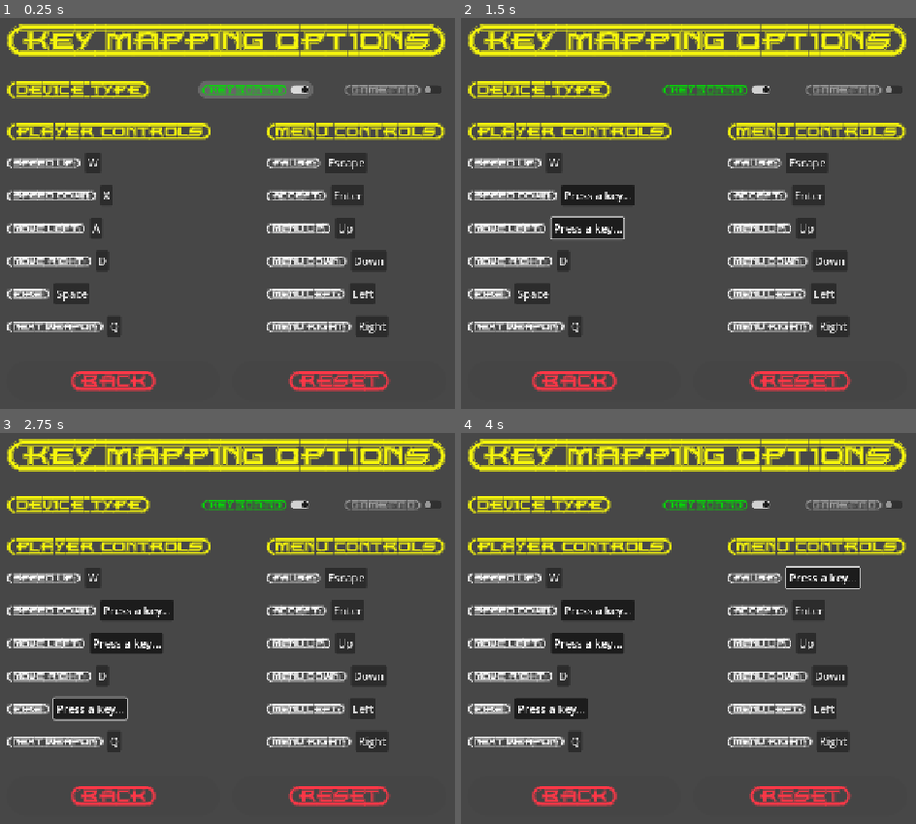
Above: before the commit, frames 1-4 (two rows, left to right).
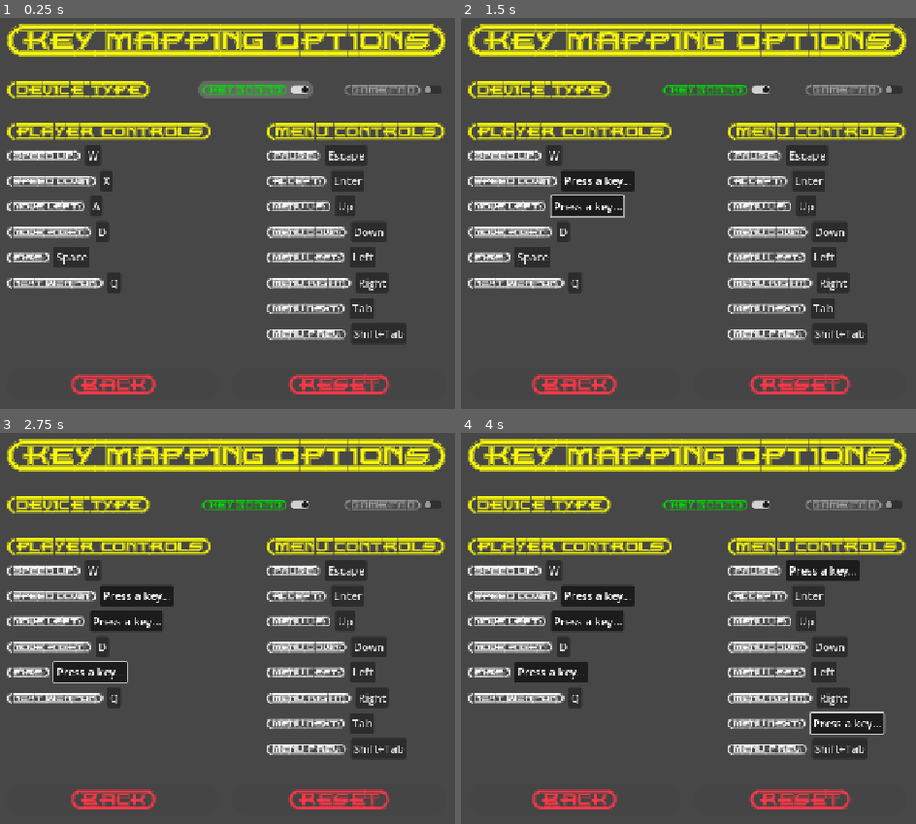
Above: after the commit, the same moments.

Repository: ikostan/SkyLockAssault
Game: Godot game, scene res://scenes/key_mapping_menu.tscn
The game is run twice, just before and just after one commit, with the same random seed, the same clock (stepped at 60 frames per second) and the same inputs. This scene is started directly instead of the project's main scene. Video files are missing from this copy of the repository; at most half a second of black plays in their place. Sound files missing from this copy of the repository are replaced by a short silence.
Inputs (mouse positions are in pixels of both pictures, inside the frame that each line leads up to):
- Up to frame 1 (0.25 s): no input
- Up to frame 2 (1.5 s): click "X" at 0.5 s; click "A" at 1.25 s
- Up to frame 3 (2.75 s): click "Space" at 2 s
- Up to frame 4 (4 s): click "Escape" at 2.75 s; click (820, 722) at 3.5 s, where only the run after the commit has a clickable "Tab"

The runs differ from the first frame. In frame 1, 14% of the frame differs, in the area x 1-90%, y 32-97%; in frame 2, 16%; in frame 3, 17%; in frame 4, 17%, in the area x 1-94%, y 32-97%.

Commit message:
Add tab/shift-tab remap and menu focus navigation
Introduce ui_focus_next/ui_focus_prev actions and UI focus wiring to support Tab and Shift+Tab menu navigation (keyboard and shoulder buttons for gamepad). Update scenes (audio_settings and key_mapping_menu) to fix focus neighbors and add Menu Next/Prev remapping buttons. Enhance input remapping: preserve modifier states when binding, ignore pure-modifier-only presses, add Tab/Shift labels, and defer remaps to the conflict dialog instead of falling back silently. Update Settings to include new defaults, handle default entries stored as dictionaries (with modifier flags), serialize/deserialize modifier state, compare events including modifiers, and display modifier-aware key labels.

Diff:
--- a/project.godot
+++ b/project.godot
@@ -56,6 +56,18 @@
 
 [input]
 
+ui_focus_next={
+"deadzone": 0.5,
+"events": [Object(InputEventKey,"resource_local_to_scene":false,"resource_name":"","device":0,"window_id":0,"alt_pressed":false,"shift_pressed":false,"ctrl_pressed":false,"meta_pressed":false,"pressed":false,"keycode":4194306,"physical_keycode":0,"key_label":0,"unicode":0,"location":0,"echo":false,"script":null)
+, Object(InputEventJoypadButton,"resource_local_to_scene":false,"resource_name":"","device":-1,"button_index":10,"pressure":0.0,"pressed":true,"script":null)
+]
+}
+ui_focus_prev={
+"deadzone": 0.5,
+"events": [Object(InputEventKey,"resource_local_to_scene":false,"resource_name":"","device":0,"window_id":0,"alt_pressed":false,"shift_pressed":true,"ctrl_pressed":false,"meta_pressed":false,"pressed":false,"keycode":4194306,"physical_keycode":0,"key_label":0,"unicode":0,"location":0,"echo":false,"script":null)
+, Object(InputEventJoypadButton,"resource_local_to_scene":false,"resource_name":"","device":-1,"button_index":9,"pressure":0.0,"pressed":true,"script":null)
+]
+}
 speed_up={
 "deadzone": 0.2,
 "events": [Object(InputEventKey,"resource_local_to_scene":false,"resource_name":"","device":-1,"window_id":0,"alt_press …(192 unchanged characters)…
--- a/scenes/audio_settings.tscn
+++ b/scenes/audio_settings.tscn
@@ -117,16 +117,16 @@
 [node name="Master" parent="Panel/VolumeControls" instance=ExtResource("3_koe27")]
 layout_mode = 2
 focus_neighbor_top = NodePath("../../BtnContainer/AudioBackButton")
-focus_neighbor_bottom = NodePath("../Music")
-focus_next = NodePath("../Music")
+focus_neighbor_bottom = NodePath("../Music/HSlider")
+focus_next = NodePath("../Music/HSlider")
 focus_previous = NodePath("../../BtnContainer/AudioBackButton")
 
 [node name="Music" parent="Panel/VolumeControls" instance=ExtResource("4_a0ntd")]
 layout_mode = 2
-focus_neighbor_top = NodePath("../Master")
+focus_neighbor_top = NodePath("../Master/Mute")
 focus_neighbor_bottom = NodePath("../SFX")
 focus_next = NodePath("../SFX")
-focus_previous = NodePath("../Master")
+focus_previous = NodePath("../Master/Mute")
 
 [node name="SFX" parent="Panel/VolumeControls" instance=ExtResource("5_w6v8r")]
 layout_mode = 2
--- a/scenes/key_mapping_menu.tscn
+++ b/scenes/key_mapping_menu.tscn
@@ -178,7 +178,8 @@
 
 [node name="PlayerKeyMap" type="VBoxContainer" parent="Panel/Options/KeyMapContainer"]
 layout_mode = 2
-theme_override_constants/separation = 20
+size_flags_vertical = 0
+theme_override_constants/separation = 8
 
 [node name="Label" type="Label" parent="Panel/Options/KeyMapContainer/PlayerKeyMap"]
 layout_mode = 2
@@ -324,7 +325,7 @@
 
 [node name="MenuKeyMap" type="VBoxContainer" parent="Panel/Options/KeyMapContainer"]
 layout_mode = 2
-theme_override_constants/separation = 20
+theme_override_constants/separation = 8
 
 [node name="Label" type="Label" parent="Panel/Options/KeyMapContainer/MenuKeyMap"]
 layout_mode = 2
@@ -461,12 +462,56 @@
 layout_mode = 2
 focus_neighbor_left = NodePath("../../../PlayerKeyMap/KeyMappingNextWeapon/NextWeaponInputRemap")
 focus_neighbor_top = NodePath("../../KeyMappingMenuLeft/MenuLeftInputRemap")
+focus_neighbor_bottom = NodePath("../../KeyMappingMenuNext/MenuNextInputRemap")
+focus_next = NodePath("../../KeyMappingMenuNext/MenuNextInputRemap")
+focus_previous = NodePath("../../KeyMappingMenuLeft/MenuLeftInputRemap")
+theme_override_font_sizes/font_size = 18
+script = ExtResource("2_5b0ek")
+action = "ui_right"
+
+[node name="KeyMappingMenuNext" type="HBoxContainer" parent="Panel/Options/KeyMapContainer/MenuKeyMap"]
+layout_mode = 2
+tooltip_text = "Key mapping for menu navigation \"move right\" button"
+theme_override_constants/separation = 8
+
+[node name="Label" type="Label" parent="Panel/Options/KeyMapContainer/MenuKeyMap/KeyMappingMenuNext"]
+layout_mode = 2
+theme_override_fonts/font = ExtResource("1_rbr5m")
+theme_override_font_sizes/font_size = 18
+text = "{MENU=NEXT:}"
+
+[node name="MenuNextInputRemap" type="Button" parent="Panel/Options/KeyMapContainer/MenuKeyMap/KeyMappingMenuNext"]
+layout_mode = 2
+focus_neighbor_left = NodePath("../../../PlayerKeyMap/KeyMappingNextWeapon/NextWeaponInputRemap")
+focus_neighbor_top = NodePath("../../KeyMappingMenuLeft/MenuLeftInputRemap")
+focus_neighbor_bottom = NodePath("../../KeyMappingMenuPrev/MenuPrevInputRemap")
+focus_next = NodePath("../../KeyMappingMenuPrev/MenuPrevInputRemap")
+focus_previous = NodePath("../../KeyMappingMenuRight/MenuRightInputRemap")
+theme_override_font_sizes/font_size = 18
+script = ExtResource("2_5b0ek")
+action = "ui_focus_next"
+
+[node name="KeyMappingMenuPrev" type="HBoxContainer" parent="Panel/Options/KeyMapContainer/MenuKeyMap"]
+layout_mode = 2
+tooltip_text = "Key mapping for menu navigation \"move right\" button"
+theme_override_constants/separation = 8
+
+[node name="Label" type="Label" parent="Panel/Options/KeyMapContainer/MenuKeyMap/KeyMappingMenuPrev"]
+layout_mode = 2
+theme_override_fonts/font = ExtResource("1_rbr5m")
+theme_override_font_sizes/font_size = 18
+text = "{MENU=PREV:}"
+
+[node name="MenuPrevInputRemap" type="Button" parent="Panel/Options/KeyMapContainer/MenuKeyMap/KeyMappingMenuPrev"]
+layout_mode = 2
+focus_neighbor_left = NodePath("../../../PlayerKeyMap/KeyMappingNextWeapon/NextWeaponInputRemap")
+focus_neighbor_top = NodePath("../../KeyMappingMenuNext/MenuNextInputRemap")
 focus_neighbor_bottom = NodePath("../../../../BtnContainer/ControlResetButton")
 focus_next = NodePath("../../../../BtnContainer/ControlsBackButton")
-focus_previous = NodePath("../../KeyMappingMenuLeft/MenuLeftInputRemap")
-theme_override_font_sizes/font_size = 18
-script = ExtResource("2_5b0ek")
-action = "ui_right"
+focus_previous = NodePath("../../KeyMappingMenuNext/MenuNextInputRemap")
+theme_override_font_sizes/font_size = 18
+script = ExtResource("2_5b0ek")
+action = "ui_focus_prev"
 
 [node name="BtnContainer" type="HBoxContainer" parent="Panel/Options"]
 layout_mode = 2
@@ -499,10 +544,10 @@
 size_flags_vertical = 3
 tooltip_text = "Reset button"
 focus_neighbor_left = NodePath("../ControlsBackButton")
-focus_neighbor_top = NodePath("../../KeyMapContainer/MenuKeyMap/KeyMappingMenuRight/MenuRightInputRemap")
+focus_neighbor_top = NodePath("../../KeyMapContainer/MenuKeyMap/KeyMappingMenuPrev/MenuPrevInputRemap")
 focus_neighbor_right = NodePath("../ControlsBackButton")
 focus_next = NodePath("../ControlsBackButton")
-focus_previous = NodePath("../ControlsBackButton")
+focus_previous = NodePath("../../KeyMapContainer/MenuKeyMap/KeyMappingMenuPrev/MenuPrevInputRemap")
 theme_override_colors/font_color = Color(0.99215686, 0.21568628, 0.2784314, 1)
 theme_override_colors/font_focus_color = Color(0.9607843, 0.9607843, 0.050980393, 1)
 theme_override_colors/font_hover_color = Color(0.9607843, 0.9607843, 0.050980393, 1)
--- a/scripts/input_remap_button.gd
+++ b/scripts/input_remap_button.gd
@@ -37,6 +37,8 @@
 	Key.KEY_DOWN: "Down",
 	Key.KEY_ESCAPE: "Esc",
 	Key.KEY_ENTER: "Enter",
+	Key.KEY_TAB: "Tab",
+	Key.KEY_SHIFT: "Shift",
 	# Add more as needed for arrow keys, etc.
 }
 
@@ -133,30 +135,33 @@
 	if not listening:
 		return
 
-	# Device-specific filtering: Skip if event doesn't match current device
+	# Device-specific filtering
 	if current_device == DeviceType.KEYBOARD and not event is InputEventKey:
 		return
-
-	if (
-		current_device == DeviceType.GAMEPAD
-		and not (event is InputEventJoypadButton or event is InputEventJoypadMotion)
-	):
+	if current_device == DeviceType.GAMEPAD and not (event is InputEventJoypadButton or event is InputEventJoypadMotion):
 		return
 
 	var new_event: InputEvent = null
 
-	# Handle keyboard key press
+	# ── KEYBOARD HANDLING ──
 	if event is InputEventKey and event.pressed:
+		# Do not bind "pure" modifiers alone if you want to support combinations.
+		# This waits for the "main" key (like Tab) to be pressed while Shift is held.
+		if event.keycode in [KEY_SHIFT, KEY_CTRL, KEY_ALT, KEY_META]:
+			return
+
 		new_event = InputEventKey.new()
 		new_event.physical_keycode = event.physical_keycode
-
-	# Handle gamepad (joypad) button press
+		# CRITICAL: Transfer modifier states to the new event
+		new_event.shift_pressed = event.shift_pressed
+		new_event.ctrl_pressed = event.ctrl_pressed
+		new_event.alt_pressed = event.alt_pressed
+
+	# ── GAMEPAD HANDLING ──
 	elif event is InputEventJoypadButton and event.pressed:
 		new_event = InputEventJoypadButton.new()
 		new_event.button_index = event.button_index
 		new_event.device = -1
-
-	# Handle gamepad (joypad) axis motion (if moved past deadzone)
 	elif event is InputEventJoypadMotion and abs(event.axis_value) > AXIS_DEADZONE_THRESHOLD:
 		new_event = InputEventJoypadMotion.new()
 		new_event.axis = event.axis
@@ -166,36 +171,25 @@
 	if new_event == null:
 		return
 
-	# ── CONFLICT CHECK ───────────────────────────────────────────────
-	# Checks if new_event is already used by another action.
-	# :rtype: void
+	# ── CONFLICT CHECK ──
 	var conflicts: Array[String] = Settings.get_conflicting_actions(new_event, action)
 
-	# Skip dialog if this is the same binding we already have.
 	if not conflicts.is_empty() and not Settings.events_match(new_event, get_matching_event()):
-		# Fetch fresh every time (fixes ready-order null reference)
 		var km_menu: Node = get_tree().get_first_node_in_group("key_mapping_menu")
 		if is_instance_valid(km_menu) and km_menu.has_method("show_conflict_dialog"):
 			km_menu.show_conflict_dialog(self, new_event.duplicate(), conflicts)
 			get_viewport().set_input_as_handled()
-		else:
-			Globals.log_message(
-				"key_mapping_menu missing or no show_conflict_dialog method", Globals.LogLevel.ERROR
-			)
-			# Fallback: still allow remap if dialog system fails
-			erase_old_event()
-			InputMap.action_add_event(action, new_event)
-			Globals.log_message("Remapped (fallback - no dialog)", Globals.LogLevel.DEBUG)
-			finish_remap()
-		return
-
-	# ── No conflict → normal remap ───────────────────────────────────
+			return # Wait for user to confirm or cancel via dialog
+
+	# ── APPLY MAPPING ──
 	erase_old_event()
 	InputMap.action_add_event(action, new_event)
+
 	Globals.log_message(
 		"Remapped '%s' to '%s'" % [action, Settings.get_event_label(new_event)],
 		Globals.LogLevel.DEBUG
 	)
+
 	finish_remap()
 
 
--- a/scripts/settings.gd
+++ b/scripts/settings.gd
@@ -40,6 +40,8 @@
 	"ui_left",
 	"ui_right",
 	"ui_accept",
+	"ui_focus_next",
+	"ui_focus_prev",
 ]
 # New: Default keyboard mappings.
 const DEFAULT_KEYBOARD: Dictionary = {
@@ -55,6 +57,8 @@
 	"ui_left": KEY_LEFT,
 	"ui_right": KEY_RIGHT,
 	"ui_accept": KEY_ENTER,
+	"ui_focus_next": KEY_TAB,
+	"ui_focus_prev": {"keycode": KEY_TAB, "shift": true}, # Store as a sub-dictionary
 }
 # New: Default gamepad mappings (assumes Xbox layout; adjust if needed).
 const DEFAULT_GAMEPAD: Dictionary = {
@@ -72,6 +76,8 @@
 	"ui_down": {"type": "button", "button": JOY_BUTTON_DPAD_DOWN},
 	"ui_left": {"type": "button", "button": JOY_BUTTON_DPAD_LEFT},
 	"ui_right": {"type": "button", "button": JOY_BUTTON_DPAD_RIGHT},
+	"ui_focus_next": {"type": "button", "button": JOY_BUTTON_RIGHT_SHOULDER},
+	"ui_focus_prev": {"type": "button", "button": JOY_BUTTON_LEFT_SHOULDER},
 }
 
 # Flag for legacy upgrade OR missing defaults (first-run, new actions)
@@ -142,8 +148,16 @@
 
 		# === Keyboard defaults ===
 		if not has_keyboard and DEFAULT_KEYBOARD.has(action) and not explicitly_unbound_keyboard:
+			var def: Variant = DEFAULT_KEYBOARD[action]
 			var nev: InputEventKey = InputEventKey.new()
-			nev.physical_keycode = DEFAULT_KEYBOARD[action]
+
+			if def is Dictionary:
+				nev.physical_keycode = def["keycode"]
+				nev.shift_pressed = def.get("shift", false)
+				nev.ctrl_pressed = def.get("ctrl", false) # Matches your serialization format
+			else:
+				nev.physical_keycode = def
+
 			InputMap.action_add_event(action, nev)
 			changed = true
 			Globals.log_message(
@@ -209,7 +223,10 @@
 ## :rtype: String
 func serialize_event(ev: InputEvent) -> String:
 	if ev is InputEventKey:
-		return "key:" + str(ev.physical_keycode)
+		var s: String = "key:" + str(ev.physical_keycode)
+		if ev.shift_pressed: s += ":shift"
+		if ev.ctrl_pressed: s += ":ctrl"
+		return s
 
 	if ev is InputEventJoypadButton:
 		return "joybtn:" + str(ev.button_index) + ":" + str(ev.device)
@@ -359,12 +376,13 @@
 
 	match parts[0]:
 		"key":
-			if parts.size() == 2 and parts[1].is_valid_int():
-				var code: int = parts[1].to_int()
-				if code > 0:
-					var ev := InputEventKey.new()
-					ev.physical_keycode = code
-					res = ev
+			if parts.size() >= 2 and parts[1].is_valid_int():
+				var ev := InputEventKey.new()
+				ev.physical_keycode = parts[1].to_int()
+				# Check if modifiers were appended to the string
+				if "shift" in parts: ev.shift_pressed = true
+				if "ctrl" in parts: ev.ctrl_pressed = true
+				return ev
 		"joybtn":
 			if parts.size() == 3 and parts[1].is_valid_int() and parts[2].is_valid_int():
 				var ev := InputEventJoypadButton.new()
@@ -534,8 +552,13 @@
 
 		# Add fresh defaults
 		if device_type == "keyboard" and DEFAULT_KEYBOARD.has(action):
+			var def: Variant = DEFAULT_KEYBOARD[action]
 			var nev: InputEventKey = InputEventKey.new()
-			nev.physical_keycode = DEFAULT_KEYBOARD[action]
+			if def is Dictionary:
+				nev.physical_keycode = def["keycode"]
+				nev.shift_pressed = def.get("shift", false)
+			else:
+				nev.physical_keycode = def
 			InputMap.action_add_event(action, nev)
 		elif device_type == "gamepad" and DEFAULT_GAMEPAD.has(action):
 			var def: Dictionary = DEFAULT_GAMEPAD[action]
@@ -560,11 +583,17 @@
 ## Returns true if two events are exactly the same binding.
 func events_match(a: InputEvent, b: InputEvent) -> bool:
 	if a == null or b == null:
-		return false  # treat null as "no match"
+		return false
 	if a.get_class() != b.get_class():
 		return false
+
 	if a is InputEventKey:
-		return a.physical_keycode == b.physical_keycode
+		# FIXED: Must compare modifiers to distinguish between Tab and Shift+Tab
+		return a.physical_keycode == b.physical_keycode and \
+			   a.shift_pressed == b.shift_pressed and \
+			   a.ctrl_pressed == b.ctrl_pressed and \
+			   a.alt_pressed == b.alt_pressed
+
 	if a is InputEventJoypadButton:
 		return a.button_index == b.button_index and a.device == b.device
 	if a is InputEventJoypadMotion:
@@ -726,19 +755,21 @@
 ## :rtype: String
 static func get_event_label(ev: InputEvent) -> String:
 	if ev is InputEventKey:
+		var modifiers: Array[String] = []
+		if ev.ctrl_pressed: modifiers.append("Ctrl")
+		if ev.alt_pressed: modifiers.append("Alt")
+		if ev.shift_pressed: modifiers.append("Shift")
+		if ev.meta_pressed: modifiers.append("Meta")
 		# Prefer physical_keycode (layout-independent),
 		# but it can be 0 for project defaults/migration.
-		var code: int = int(ev.physical_keycode)
-		if code == 0:
-			code = int(ev.keycode)
-
-		# Migration / project-default case:
-		# physical_keycode == 0 but keycode is valid
-		# Avoid returning OS.get_keycode_string(0) == "" (blank label).
-		if code == 0:
-			return "Unbound"
-
-		return OS.get_keycode_string(code)
+		var code: int = int(ev.physical_keycode) if ev.physical_keycode != 0 else int(ev.keycode)
+		if code == 0: return "Unbound"
+
+		var key_name: String = OS.get_keycode_string(code)
+		if modifiers.is_empty():
+			return key_name
+		else:
+			return "+".join(modifiers) + "+" + key_name
 
 	if ev is InputEventJoypadButton:
 		match ev.button_index:
